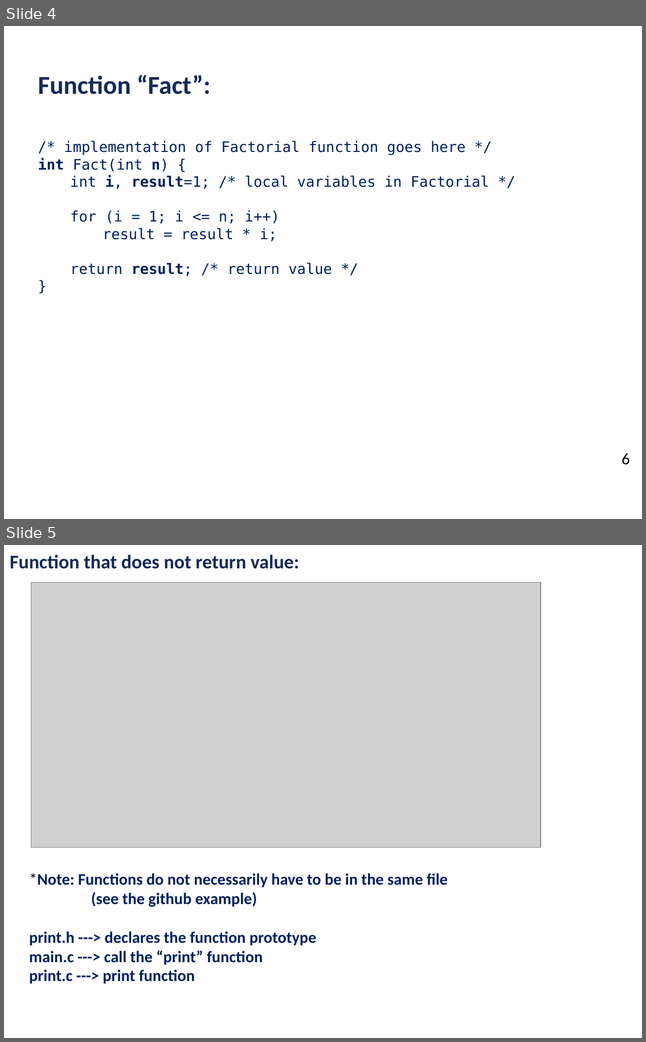
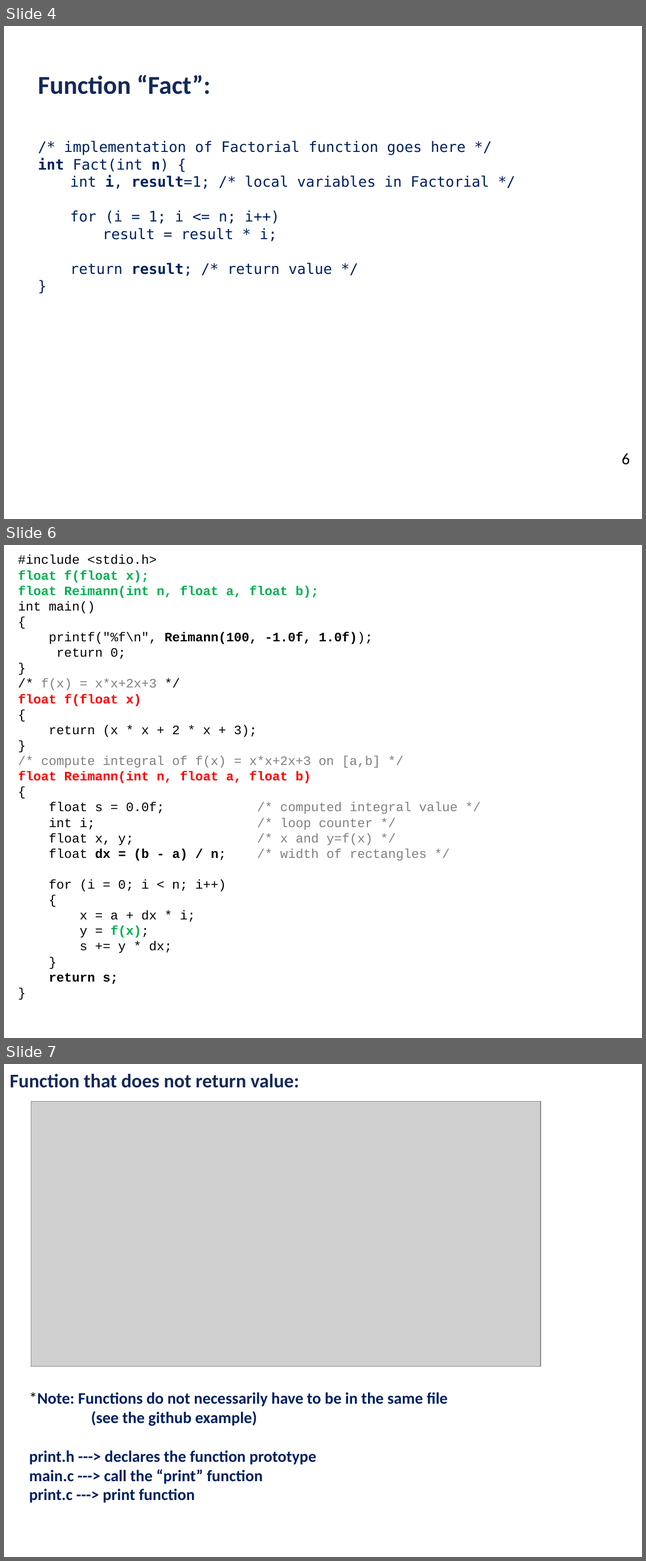
Before and after one commit to ubhowmik/ECE220_Fall2019, a slide deck: Lecture#9/Lecture_9_presentation.pptx. Shown one above the other, each under a label of ours: slides 4 and 5 before the commit, slides 4, 6 and 7 after it; the slides between them are not shown. The pictures are 646x1042 and 646x1561 pixels, drawn with LibreOffice and Linux fonts; fonts in the diff are those of the drawing; grey boxes stand for pictures; background and template pictures are left out. Boxes give left, top, right and bottom in pixels: in the first picture for what was removed or moved away, otherwise in the second. Text is boxed around its words. In the diff, an @@ line names an element or a change of style, - is before the commit and + after.

```diff
--- a/Lecture#9/Lecture_9_presentation.pptx
+++ b/Lecture#9/Lecture_9_presentation.pptx
@@ slide 6 added at <box>4,545,642,1038</box>, background #FFFFFF @@
@@ text added at <box>18,555,458,984</box>, 16 pt, text #000000 @@
+#include <stdio.h>
+float f(float x);
+float Reimann(int n, float a, float b);
+int main()
+{
+printf("%f\n", Reimann(100, -1.0f, 1.0f));
+return 0;
+}
+/* f(x) = x*x+2x+3 */
+float f(float x)
+{
+return (x * x + 2 * x + 3);
+}
+/* compute integral of f(x) = x*x+2x+3 on [a,b] */
+float Reimann(int n, float a, float b)
+{
+float s = 0.0f; /* computed integral value */
+int i; /* loop counter */
+float x, y; /* x and y=f(x) */
+float dx = (b - a) / n; /* width of rectangles */
+for (i = 0; i < n; i++)
+{
+x = a + dx * i;
+y = f(x);
+s += y * dx;
+}
+return s;
+}
@@ what was slide 5 is now slide 7 @@
```
Also in this commit, not shown: 2 other slides added, 5 slides removed, 1 other file.
